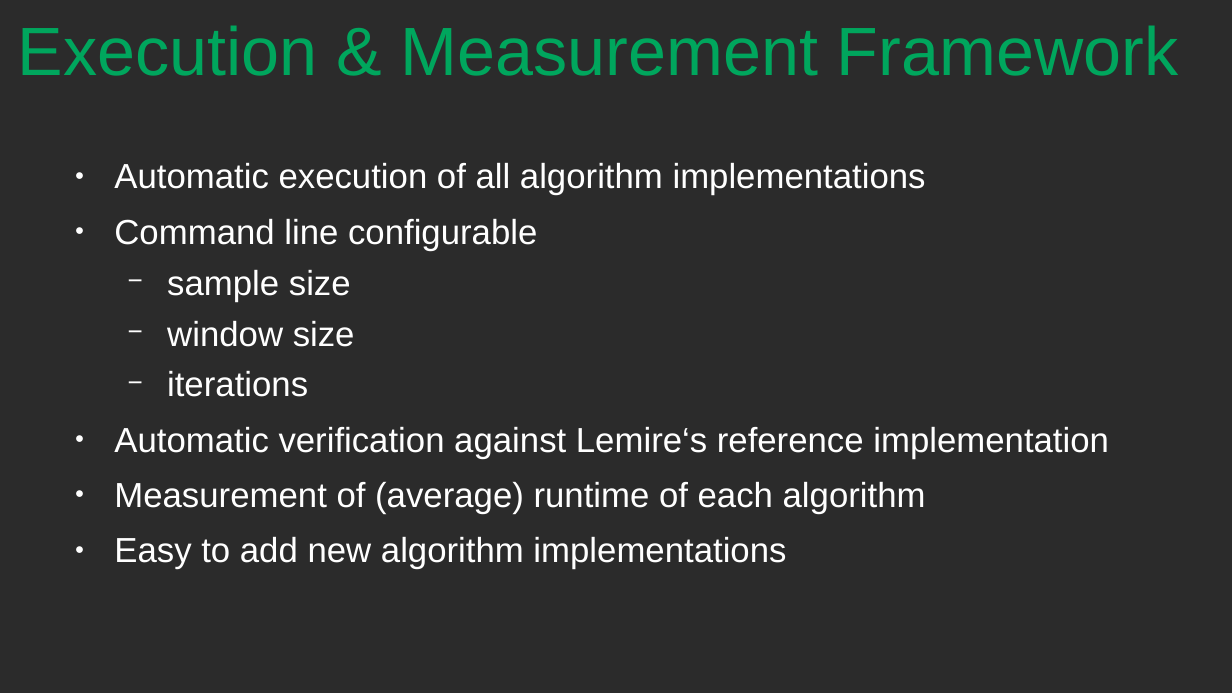
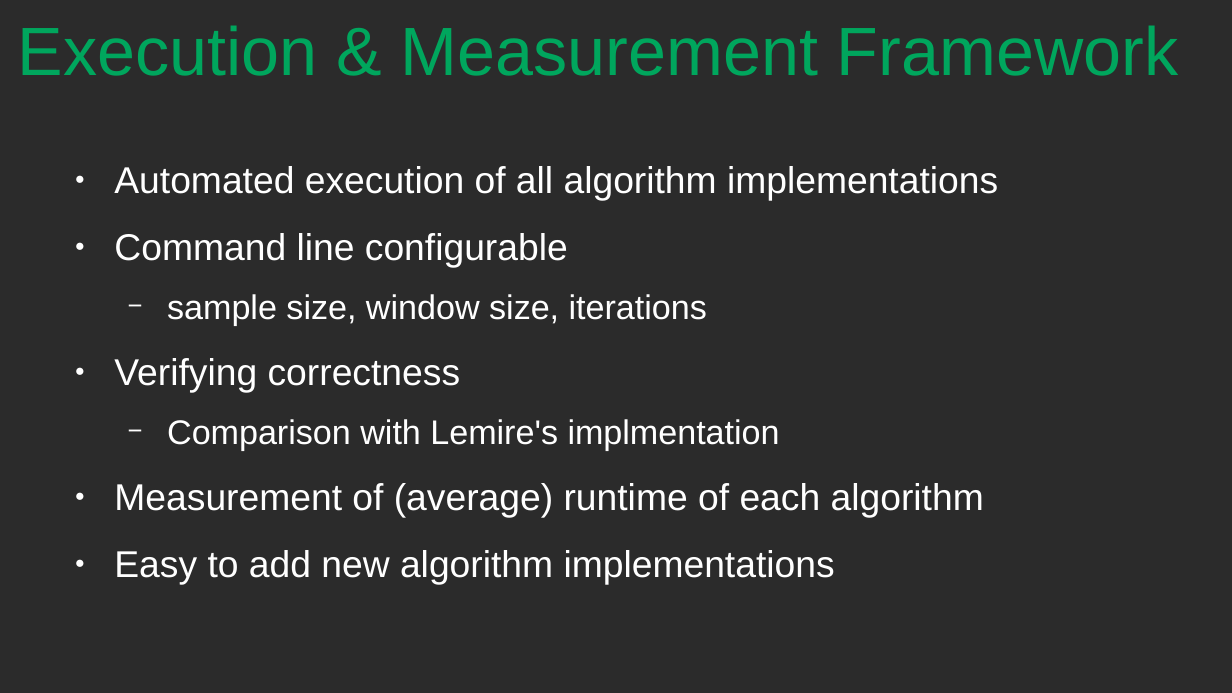
Before and after one commit to dschoerk/GPU_Arch_SS19, a slide deck: slide 3 of GPU_Architecture_Final_Presentation.odp. Drawn at 1232x693 pixels with LibreOffice and Linux fonts; fonts in the diff are those of the drawing; background and template pictures are left out; a plain dark background stands for a picture behind light text. Boxes give left, top, right and bottom in pixels: in the first picture for what was removed or moved away, otherwise in the second. Text is boxed around its words. In the diff, an @@ line names an element or a change of style, - is before the commit and + after.

Commit message:
slides

```diff
--- a/GPU_Architecture_Final_Presentation.odp
+++ b/GPU_Architecture_Final_Presentation.odp
@@ text at (114,166,998,201): text changed; size 22.4 to 24 pt @@
-● Automatic execution of all algorithm implementations
+● Automated execution of all algorithm implementations
@@ text at (114,233,984,585): size 22.4 to 24 pt in "Command line configurable", "Measurement of (average) runtime of each algorithm", "Easy to add new algorithm implementations"; line spacing 0.8 to 1 @@
@@ text at (114,294,780,451): text changed; size 22.4 to 22 pt @@
-  − sample size
-  − window size
-  − iterations
-● Automatic verification against Lemire‘s reference implementation
+  − sample size, window size, iterations
+● Verifying correctness
+  − Comparison with Lemire's implmentation
```
Also in this commit, not shown: 16 other slides changed, 1 slide added, 2 slides removed.
